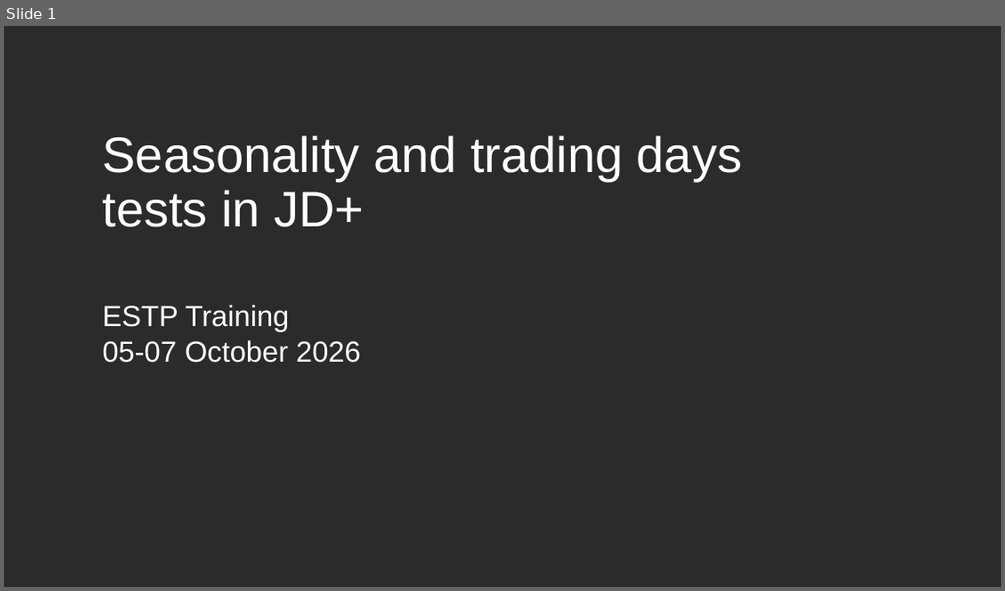
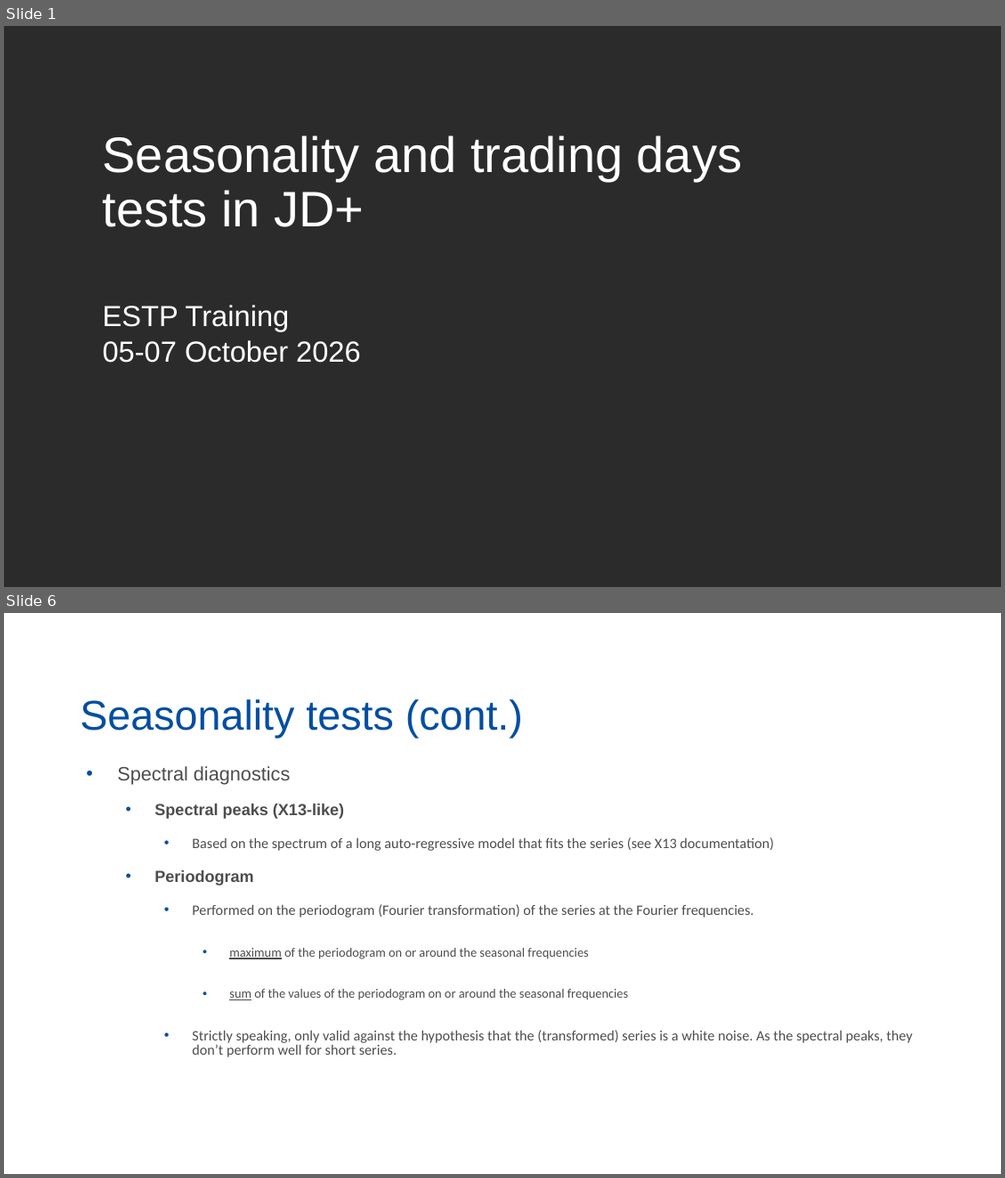
Before and after one commit to palatej/ESTP2026, a slide deck: 1.6 Seasonality tests.pptx. Shown one above the other, each under a label of ours: slide 1 before the commit, slides 1 and 6 after it; the slides between them are not shown. The pictures are 1005x591 and 1005x1178 pixels, drawn with LibreOffice and Linux fonts; fonts in the diff are those of the drawing; background and template pictures are left out; a plain dark background stands for a picture behind light text. Boxes give left, top, right and bottom in pixels: in the first picture for what was removed or moved away, otherwise in the second. Text is boxed around its words. In the diff, an @@ line names an element or a change of style, - is before the commit and + after.

Commit message:
cont.

```diff
--- a/1.6 Seasonality tests.pptx
+++ b/1.6 Seasonality tests.pptx
@@ slide 6 added at <box>4,613,1001,1174</box>, background #FFFFFF @@
@@ title added at <box>80,699,523,738</box>, 40 pt, text #034EA2 @@
+Seasonality tests (cont.)
@@ text added at <box>117,766,912,1057</box>, 13.9 pt, text #4D4D4D @@
+• Spectral diagnostics
+  • Spectral peaks (X13-like)
+    • Based on the spectrum of a long auto-regressive model that fits the series (see X13 documentation)
+  • Periodogram
+    • Performed on the periodogram (Fourier transformation) of the series at the Fourier frequencies.
+      • maximum of the periodogram on or around the seasonal frequencies
+      • sum of the values of the periodogram on or around the seasonal frequencies
+    • Strictly speaking, only valid against the hypothesis that the (transformed) series is a white noise. As the spectral peaks, they don’t perform well for short series.
```
Also in this commit, not shown: 9 other slides added, 16 slides removed, 5 other files.
